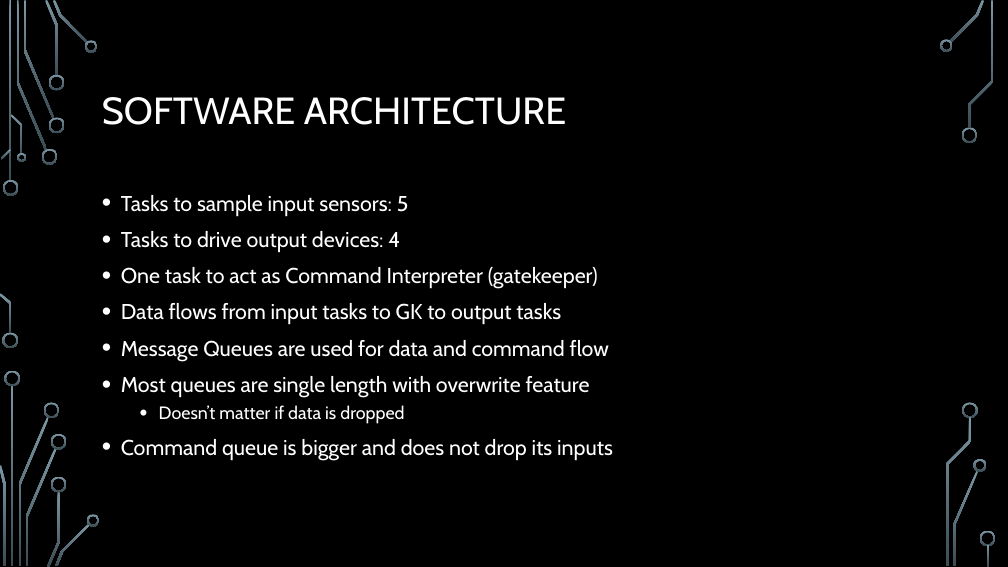
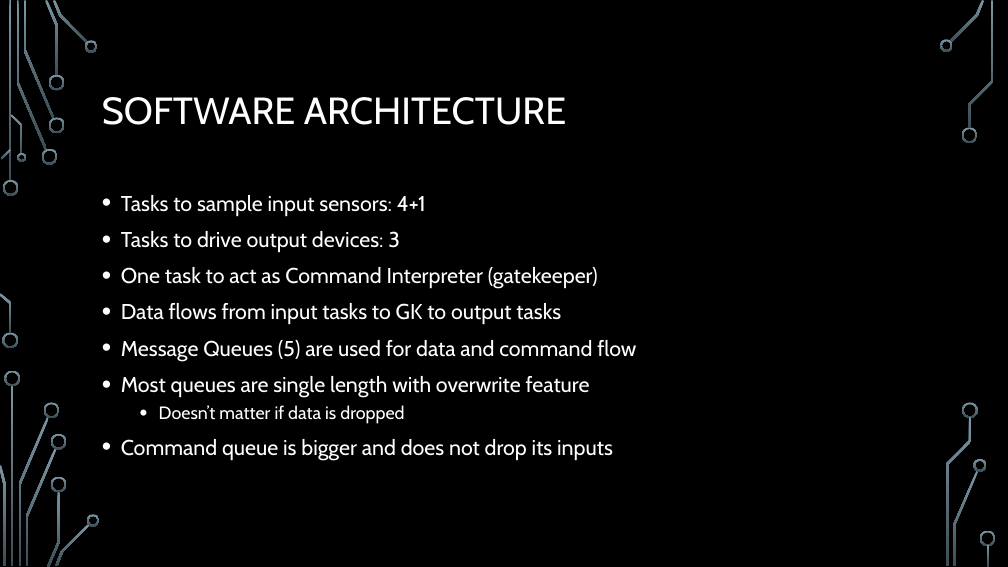
Before and after one commit to EmbeddedSystemClass/FinalProject5381, a slide deck: slide 8 of Final Project 5381.pptx. Drawn at 1008x567 pixels with LibreOffice and Linux fonts; fonts in the diff are those of the drawing; background and template pictures are left out. Boxes give left, top, right and bottom in pixels: in the first picture for what was removed or moved away, otherwise in the second. Text is boxed around its words. In the diff, an @@ line names an element or a change of style, - is before the commit and + after.

```diff
--- a/Final Project 5381.pptx
+++ b/Final Project 5381.pptx
@@ text at bbox=[121, 195, 426, 253]: text changed @@
-• Tasks to sample input sensors: 5
-• Tasks to drive output devices: 4
+• Tasks to sample input sensors: 4+1
+• Tasks to drive output devices: 3
@@ text at bbox=[121, 340, 636, 361]: text changed @@
-• Message Queues are used for data and command flow
+• Message Queues (5) are used for data and command flow
```
Also in this commit, not shown: 3 other slides changed, 1 slide added.
